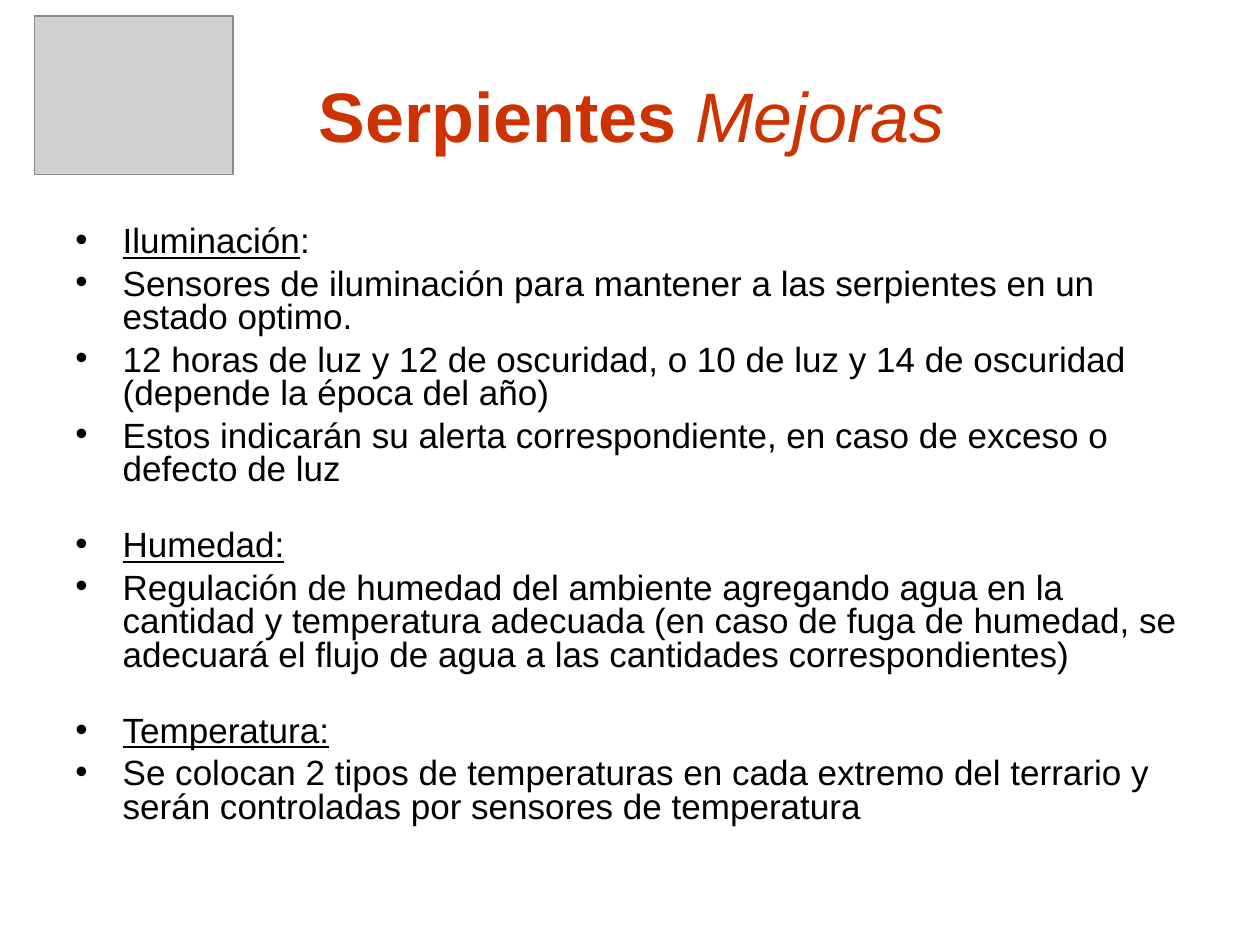
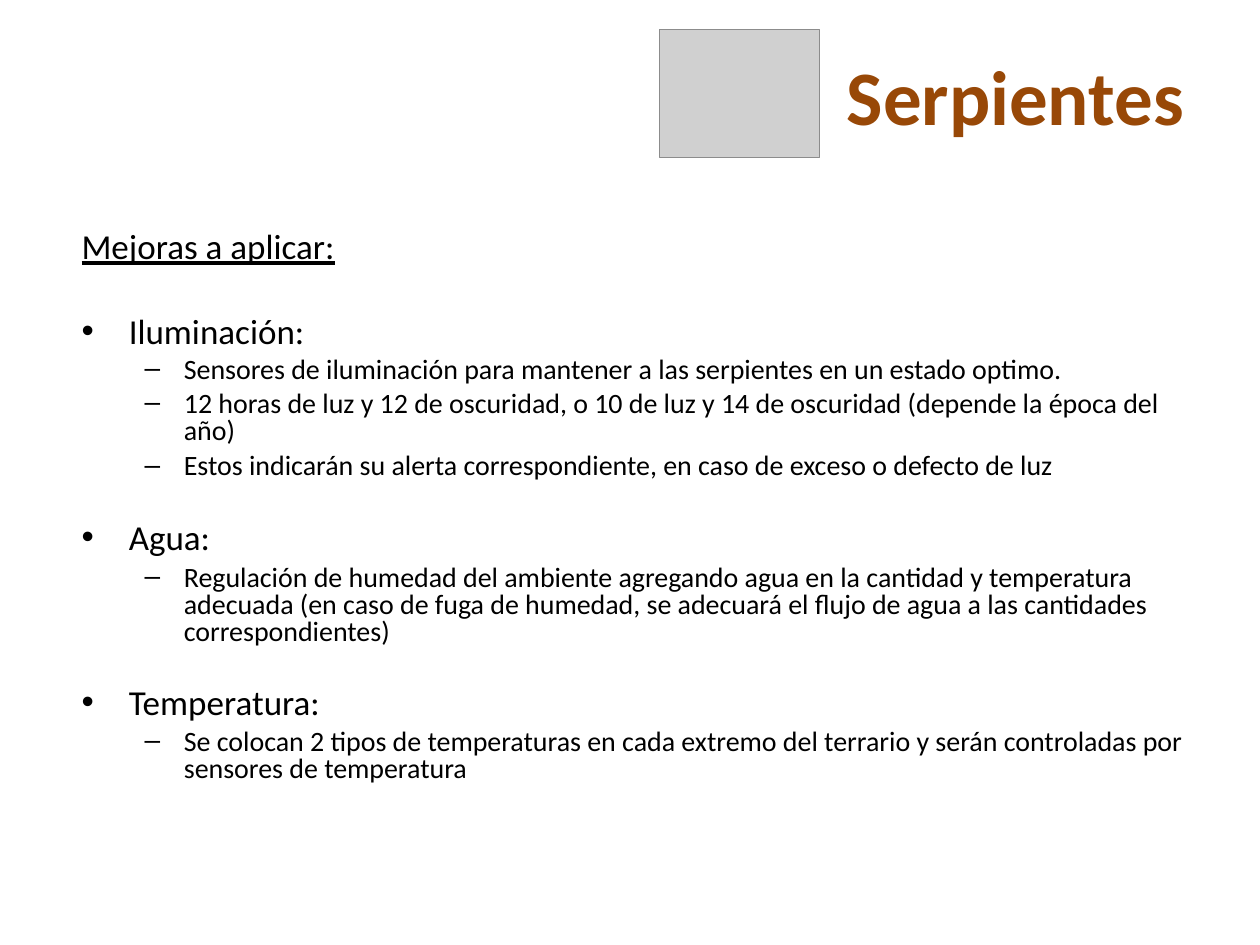
Before and after one commit to skiel85/taller-desarrollo-proyectos-i, a slide deck: slide 16 of Presentaciones/Demo Gerencial.ppt (slide 9 before the commit). Drawn at 1260x945 pixels with LibreOffice and Linux fonts; fonts in the diff are those of the drawing; grey boxes stand for pictures; background and template pictures are left out. Boxes give left, top, right and bottom in pixels: in the first picture for what was removed or moved away, otherwise in the second. Text is boxed around its words. In the diff, an @@ line names an element or a change of style, - is before the commit and + after.

```diff
--- a/Presentaciones/Demo Gerencial.ppt
+++ b/Presentaciones/Demo Gerencial.ppt
@@ picture: place and size @@
-picture at <box>34,16,233,175</box>
+picture at <box>659,29,819,158</box>
@@ title at <box>847,71,1184,137</box>: text changed; size 40 to 44 pt; font Arial to Calibri; text colour #CC3300 to #984807 @@
-Serpientes Mejoras
+Serpientes
@@ text "Mejoras a aplicar:": place and size @@
-text "Mejoras a aplicar:" at <box>123,227,1176,826</box>
+text "Mejoras a aplicar:" at <box>82,234,1182,783</box>
@@ text at <box>82,234,334,265</box>: paragraph added @@
+Mejoras a aplicar:
@@ text at <box>129,319,1182,783</box>: font Arial to Calibri, size 20 to 16 pt; underline off in "Iluminación:", "Temperatura:"; bullet • to –; list level 1 to 2 in "Sensores de iluminación para mantener ..."; list level 1 to 2 in "12 horas de luz y ..."; list level 1 to 2 in "Estos indicarán su alerta correspondiente, ..."; list level 1 to 2 in "Regulación de humedad del ambiente ..."; list level 1 to 2 in "Se colocan 2 tipos de ..." @@
@@ text at <box>129,527,210,556</box>: text changed; font Arial to Calibri @@
-• Humedad:
+• Agua:
```
Also in this commit, not shown: 13 other slides changed, 10 slides added, 4 slides removed.
